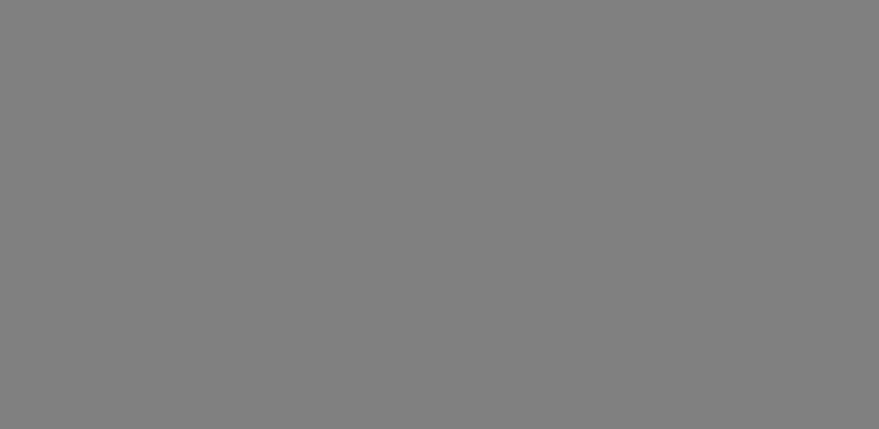
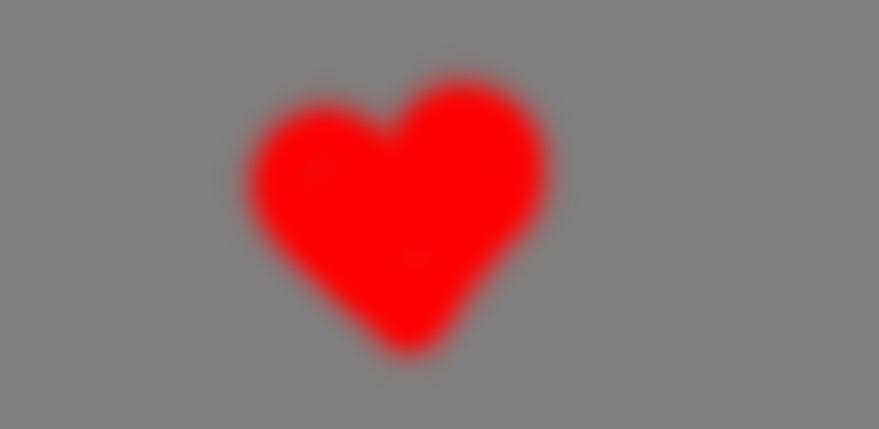
Two versions of the same layered image (879x429). Layer-by-layer changes:
painted on "Rectangle 1 copy 5" over [221, 53, 575, 383]
